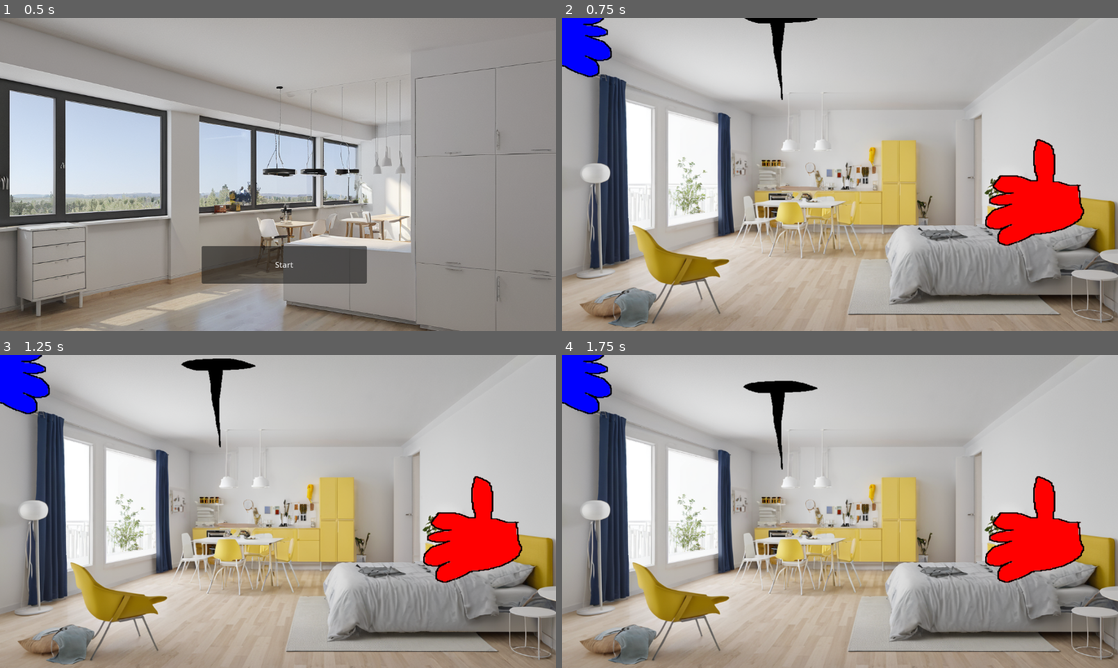
Above: before the commit, frames 1-4 (two rows, left to right).
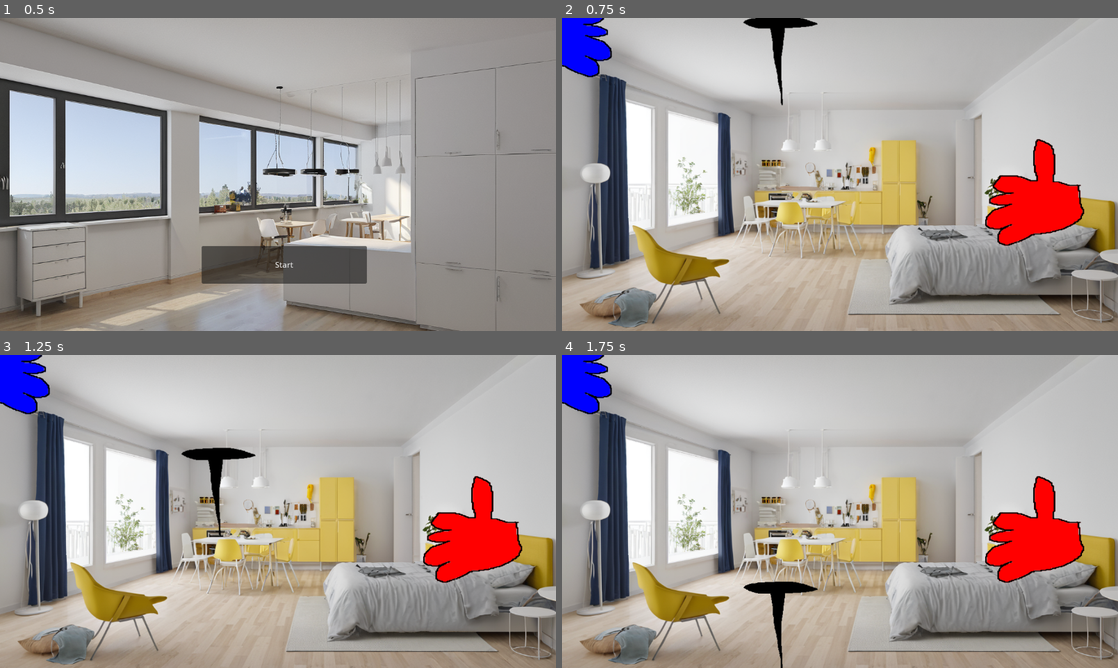
Above: after the commit, the same moments.

Repository: The-KTC/ikea_furniture_fun
Game: Godot game, scene res://start.tscn
Two runs of this game, one before a commit and one after it. Both use one fixed random seed, a clock stepped at 60 frames per second and the inputs below.
Inputs:
- Up to frame 1 (0.5 s): no input
- Up to frame 2 (0.75 s): click "Start" at 0.5 s
- Up to frame 3 (1.25 s): no input
- Up to frame 4 (1.75 s): no input

Frame 1 is identical in both runs. In frame 2, 0.3% of the frame differs, in the area x 32-46%, y 0-28%; in frame 3, 1.5%, in the area x 32-46%, y 1-58%; in frame 4, 1.5%.

Commit message:
Revert "Fix"
This reverts commit 24a5ac83a5481d9dcfc86fb33b41fbef60e00b9a.

Diff:
--- a/hand.gd
+++ b/hand.gd
@@ -11,7 +11,6 @@
 
 func _process(delta):
 	self.position += velocity * speed
-
 
 
 func _input(event):
@@ -39,10 +38,8 @@
 		HandOffset = self.global_position - inHand.global_position
 		inHand.get_parent().remove_child(inHand)
 		self.add_child(inHand)
-		inHand.position = Vector2.ZERO
 	elif event.is_action_pressed(player+"-Auf-UndAblegen") && inHand != null:
 		self.remove_child(inHand)
 		get_parent().add_child(inHand)
 		inHand.OutHand()
-		inHand.position = self.position
 		inHand = null
--- a/items.gd
+++ b/items.gd
@@ -1,19 +1,22 @@
-extends CharacterBody2D
-var gravity = 100
-var fall = true
+extends RigidBody2D
+var gravity = 1
+
 # Called when the node enters the scene tree for the first time.
 func _ready():
 	pass # Replace with function body.
 
 
-func _physics_process(delta):
-	# Add the gravity.
-	if not is_on_floor() && fall:
-		velocity.y += gravity * delta
-		move_and_slide()
+# Called every frame. 'delta' is the elapsed time since the previous frame.
+func _process(delta):
+	# if abfrage - worldboarder erreicht?
+	# x-achse wird verringert
+	pass
 
 func InHand():
-	fall = false
+	self.gravity_scale = 0
+	self.position.x = 0
+	print("Gravity switched?")
 
 func OutHand():
-	fall = true
+	self.gravity_scale = 1
+	print("Gravity switched?")
--- a/items.tscn
+++ b/items.tscn
@@ -5,7 +5,7 @@
 [sub_resource type="RectangleShape2D" id="RectangleShape2D_gg5hb"]
 size = Vector2(257, 68)
 
-[node name="Items" type="CharacterBody2D"]
+[node name="Items" type="RigidBody2D"]
 collision_layer = 2
 collision_mask = 2
 script = ExtResource("1_de2ti")
--- a/nagel.tscn
+++ b/nagel.tscn
@@ -1,20 +1,17 @@
 [gd_scene load_steps=4 format=3 uid="uid://vua825pr3fsj"]
 
-[ext_resource type="Script" path="res://items.gd" id="1_bdec0"]
+[ext_resource type="PackedScene" uid="uid://kb62dt0xx8qy" path="res://items.tscn" id="1_2sb16"]
 [ext_resource type="Texture2D" uid="uid://bjb72bftlfj0m" path="res://UI/nagel.png" id="1_bes1l"]
 
 [sub_resource type="RectangleShape2D" id="RectangleShape2D_m32v4"]
 size = Vector2(156, 185.5)
 
-[node name="Nagel" type="CharacterBody2D"]
-collision_layer = 2
-collision_mask = 2
-script = ExtResource("1_bdec0")
+[node name="Nagel" instance=ExtResource("1_2sb16")]
 
-[node name="Sprite2D" type="Sprite2D" parent="."]
+[node name="Sprite2D" parent="." index="0"]
 position = Vector2(4, 0)
 texture = ExtResource("1_bes1l")
 
-[node name="CollisionShape2D" type="CollisionShape2D" parent="."]
+[node name="CollisionShape2D" parent="." index="1"]
 position = Vector2(4, 0.25)
 shape = SubResource("RectangleShape2D_m32v4")
